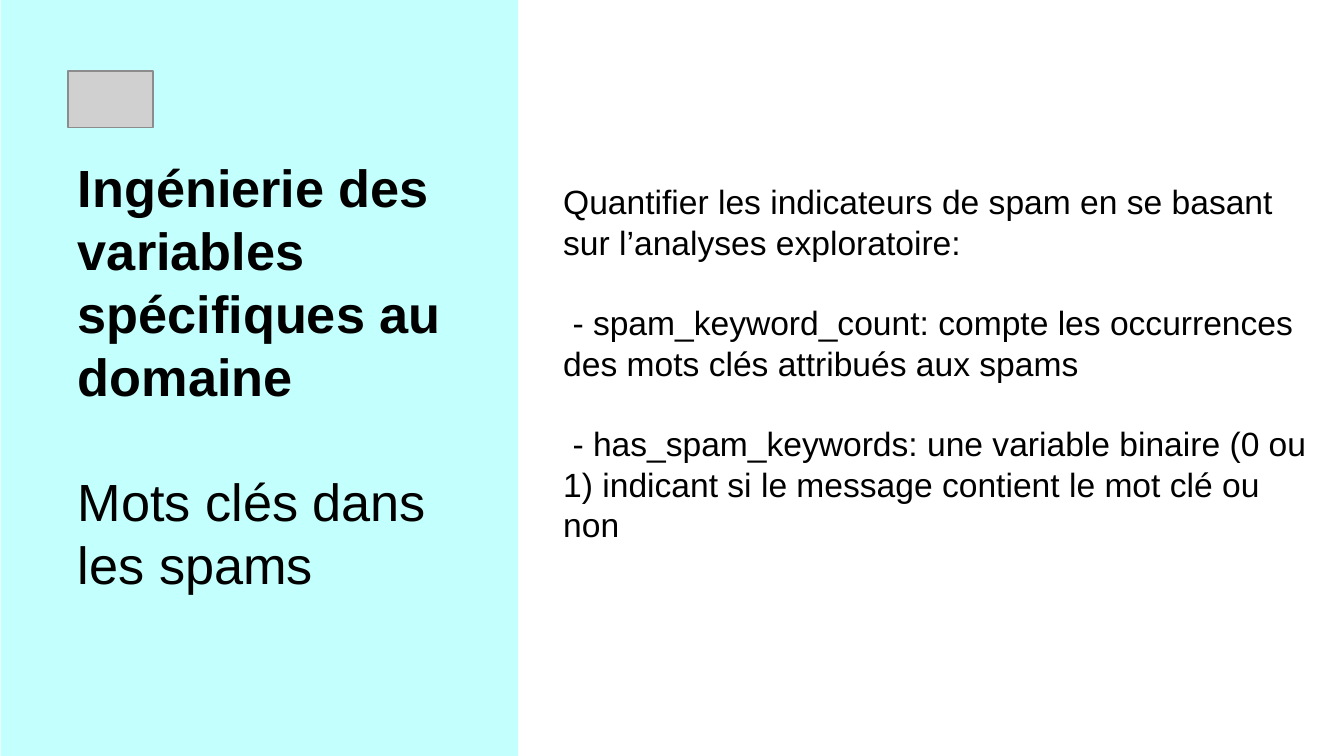
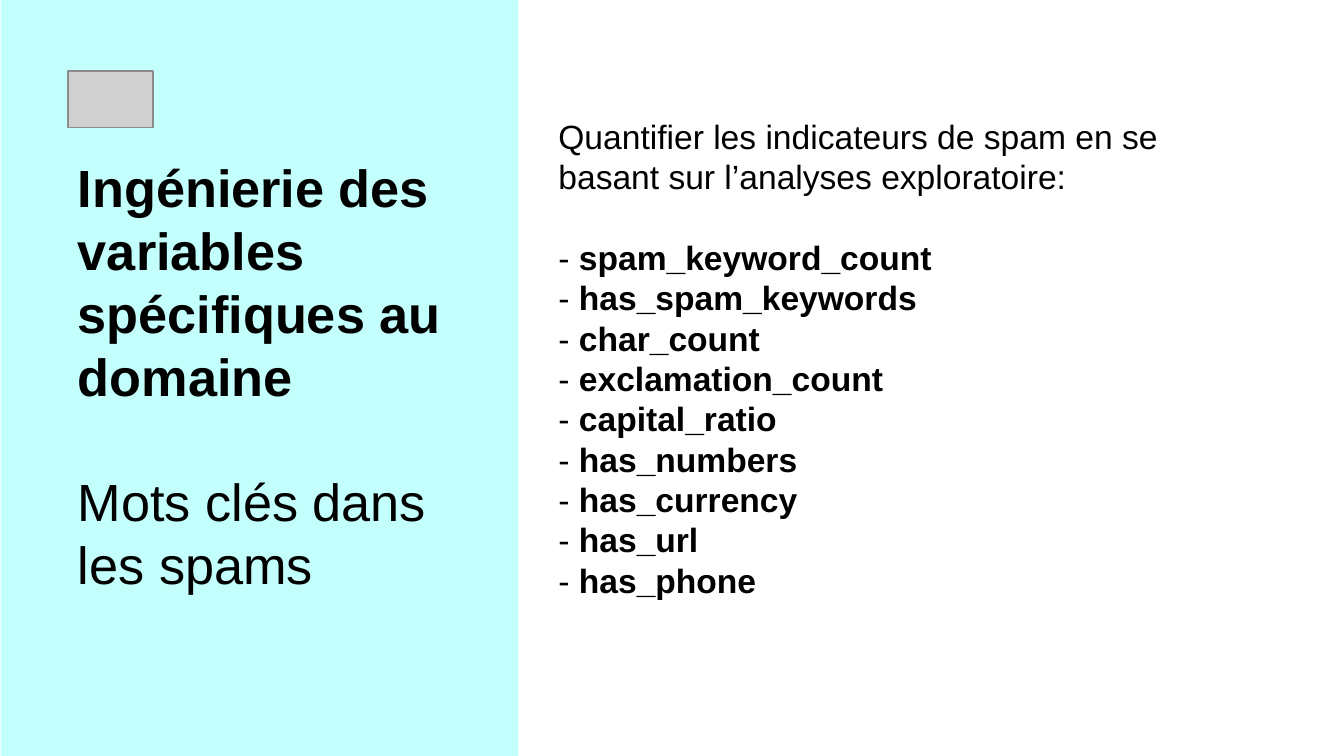
Before and after one commit to AgaHei/Spam-Detector, a slide deck: slide 6 of Project_AT&T_AH.pptx (slide 7 before the commit). Drawn at 1344x756 pixels with LibreOffice and Linux fonts; fonts in the diff are those of the drawing; grey boxes stand for pictures. Boxes give left, top, right and bottom in pixels: in the first picture for what was removed or moved away, otherwise in the second. Text is boxed around its words. In the diff, an @@ line names an element or a change of style, - is before the commit and + after.

```diff
--- a/Project_AT&T_AH.pptx
+++ b/Project_AT&T_AH.pptx
@@ title at [558, 124, 1157, 599]: text changed; bold on @@
-Quantifier les indicateurs de spam en se basant sur l’analyses exploratoire:
-- spam_keyword_count: compte les occurrences des mots clés attribués aux spams
-- has_spam_keywords: une variable binaire (0 ou 1) indicant si le message contient le mot clé ou non
+Quantifier les indicateurs de spam en se basant sur l’analyses exploratoire:
+- spam_keyword_count
+- has_spam_keywords
+- char_count
+- exclamation_count
+- capital_ratio
+- has_numbers
+- has_currency
+- has_url
+- has_phone
```
Also in this commit, not shown: 7 other slides changed, 3 slides removed, 1 other file.
